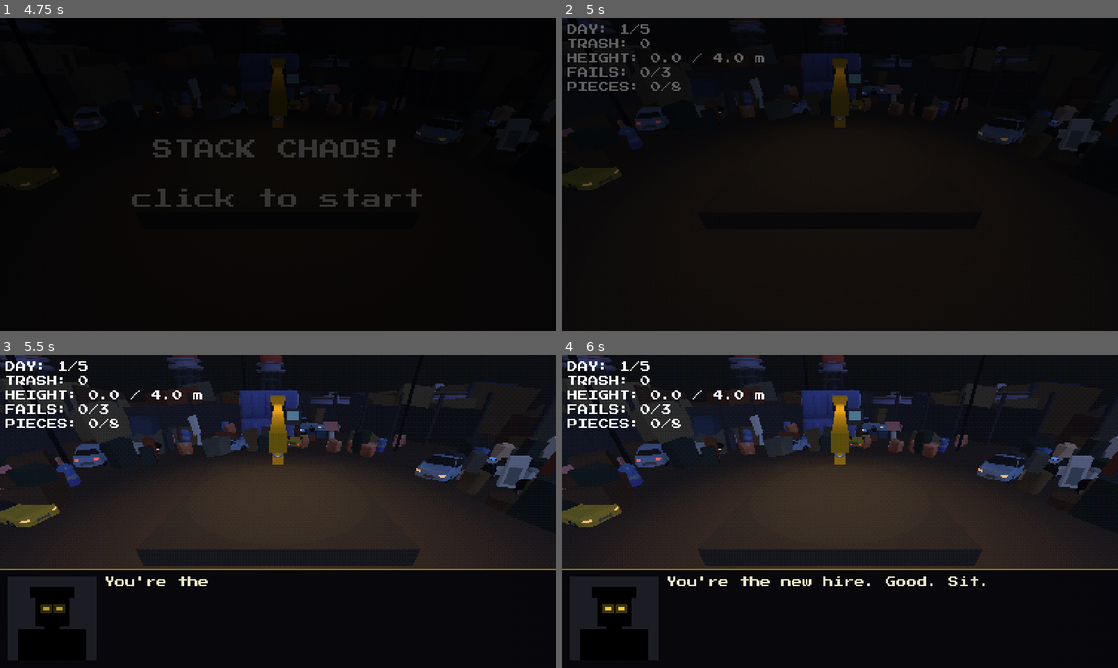
Above: before the commit, frames 1-4 (two rows, left to right).
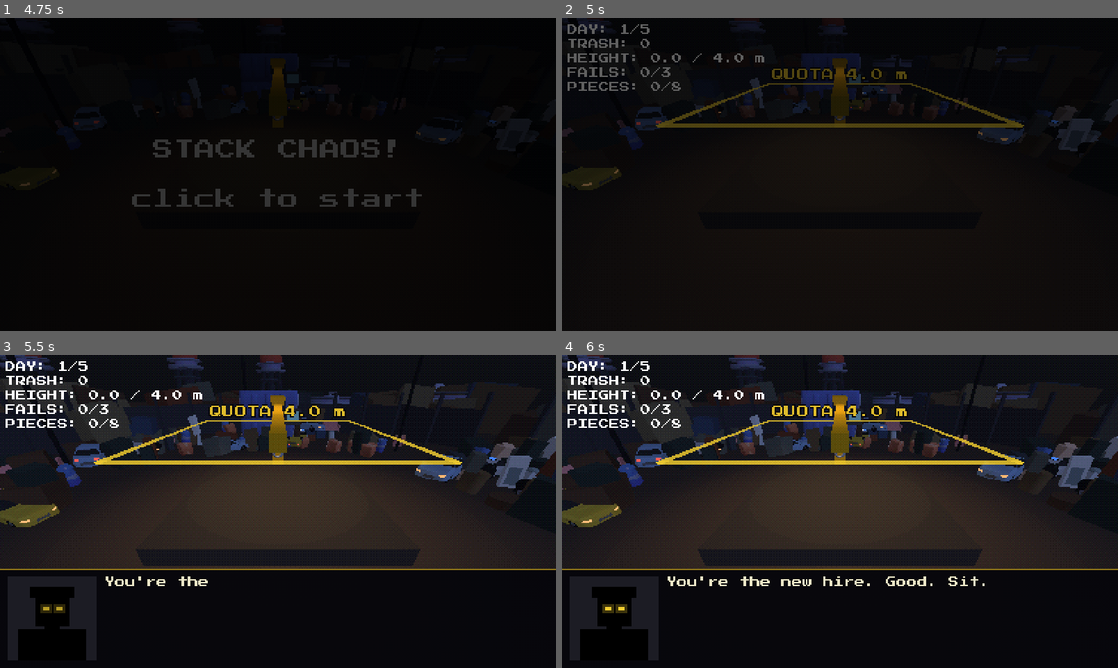
Above: after the commit, the same moments.

Repository: coconutTM/Stack-Chaos
Game: Godot game, scene res://scenes/main.tscn
Same seed, same stepped clock (60 frames per second), same inputs: the game is played once before the commit and once after it.
Inputs (mouse positions are in pixels of both pictures, inside the frame that each line leads up to):
- Up to frame 1 (4.75 s): click "SND ON" at 0.5 s; click "SND ON" at 1.25 s; click "SND OFF" at 2 s; click "SND ON" at 2.75 s; click "SND OFF" at 3.5 s; tap Enter at 4.25 s; move the mouse to (400, 158) at 4.27 s; tap P at 4.35 s; click (400, 158) at 4.42 s
- Up to frame 2 (5 s): no input
- Up to frame 3 (5.5 s): drag from (166, 527) to (250, 574) at 5.02 s
- Up to frame 4 (6 s): move the mouse to (895, 442) at 5.77 s; tap P at 5.85 s; click (895, 442) at 5.92 s

Frame 1 is identical in both runs. In frame 2, 1.7% of the frame differs, in the area x 16-84%, y 15-36%; in frame 3, 1.7%; in frame 4, 1.7%.

Commit message:
A1: 3D quota line around the pad at quota height
QuotaMarker: glowing frame + QUOTA label (far side from camera),
blinks when near quota, turns green when reached.

Co-Authored-By: Claude Sonnet 5.5 <noreply@anthropic.com>

Diff:
--- a/scripts/main.gd
+++ b/scripts/main.gd
@@ -20,6 +20,7 @@
 
 var crane: Crane
 var guide: DropGuide
+var quota_marker: QuotaMarker
 var dialogue: DialogueBox
 var item_bar: ItemBar
 var look: Ps1Look
@@ -77,6 +78,8 @@
 	guide = DropGuide.new()
 	guide.pad_top = ground.position.y + ground.size.y * 0.5
 	add_child(guide)
+	quota_marker = QuotaMarker.new()
+	add_child(quota_marker)
 	dialogue = DialogueBox.new()
 	add_child(dialogue)
 	items = ItemSystem.new(self)
@@ -125,6 +128,9 @@
 	guide.target = current if holding else null
 	# มีกองแล้ว (มีชิ้นนิ่ง) → วงนำทางจะเตือนสีแดงถ้าจุดตกคือพื้น
 	guide.ground_is_fail = holding and _has_settled_piece(current)
+	# เส้นโควต้าโชว์เฉพาะระหว่างวัน (หน้า title / โดนไล่ออก / ฉากจบไม่โชว์)
+	quota_marker.visible = quota_height > 0.0 and (state == State.DIALOGUE or state == State.HOLDING or state == State.WAITING)
+	quota_marker.update_progress(tower_top)
 	_refresh_items()
 	sound_toggle.visible = state == State.TITLE   # ปุ่มเปิด/ปิดเสียงมีเฉพาะหน้าแรก
 
@@ -236,6 +242,7 @@
 	var d: Dictionary = GameData.DAYS[day - 1]
 	quota_height = d.height
 	max_pieces = d.pieces
+	quota_marker.set_quota(quota_height)
 
 	for b in blocks_root.get_children():
 		b.queue_free()
--- /dev/null
+++ b/scripts/quota_marker.gd
@@ -0,0 +1,80 @@
+class_name QuotaMarker
+extends Node3D
+
+# เส้นโควต้าในฉาก 3D: กรอบเรืองแสงรอบแท่นที่ความสูงโควต้า + ป้าย QUOTA
+# main.gd เรียก set_quota() ต้นวัน และ update_progress() ทุกเฟรม (ความสูงเป็นพิกัดโลก เหมือน HEIGHT บน HUD)
+
+const HALF := 4.5            # ครึ่งความกว้างกรอบ (เท่าครึ่งพื้นแท่น 9x9)
+const THICK := 0.07
+const YELLOW := Color(1.0, 0.85, 0.2, 0.85)
+const GREEN := Color(0.4, 1.0, 0.45, 0.9)
+const PULSE_SPEED := 9.0     # ความเร็วกะพริบตอนใกล้ถึงโควต้า
+
+var _mat: StandardMaterial3D
+var _label: Label3D
+var _near := false
+var _reached := false
+var _quota := 0.0
+
+
+func _ready() -> void:
+	_mat = StandardMaterial3D.new()
+	_mat.shading_mode = BaseMaterial3D.SHADING_MODE_UNSHADED
+	_mat.transparency = BaseMaterial3D.TRANSPARENCY_ALPHA
+	_mat.albedo_color = YELLOW
+	for side in 4:
+		var bar := MeshInstance3D.new()
+		var box := BoxMesh.new()
+		var along_x := side < 2
+		box.size = Vector3(HALF * 2.0 + THICK, THICK, THICK) if along_x else Vector3(THICK, THICK, HALF * 2.0 + THICK)
+		bar.mesh = box
+		bar.material_override = _mat
+		bar.cast_shadow = GeometryInstance3D.SHADOW_CASTING_SETTING_OFF
+		var s := 1.0 if side % 2 == 0 else -1.0
+		bar.position = Vector3(0.0, 0.0, s * HALF) if along_x else Vector3(s * HALF, 0.0, 0.0)
+		add_child(bar)
+
+	_label = Label3D.new()
+	_label.font = preload("res://fonts/pixel.ttf")
+	_label.font_size = 32          # พหุคูณของ 8 ให้ฟอนต์ pixel คม
+	_label.pixel_size = 0.024
+	_label.outline_size = 8
+	_label.outline_modulate = Color(0.02, 0.02, 0.04)
+	_label.billboard = BaseMaterial3D.BILLBOARD_ENABLED
+	_label.shaded = false
+	_label.no_depth_test = true    # มองเห็นแม้กองขยะบัง
+	_label.texture_filter = BaseMaterial3D.TEXTURE_FILTER_NEAREST
+	add_child(_label)
+	visible = false
+
+
+# ต้นวัน: ตั้งความสูงโควต้า (พิกัดโลก)
+func set_quota(height: float) -> void:
+	_quota = height
+	position.y = height
+	_label.text = "QUOTA %.1f m" % height
+	update_progress(0.0)
+
+
+# ทุกเฟรม: เปลี่ยนสี/กะพริบตามความสูงกองตอนนี้
+func update_progress(tower_top: float) -> void:
+	_reached = tower_top >= _quota
+	_near = not _reached and tower_top >= _quota - GameData.NEAR_QUOTA
+	var color := GREEN if _reached else YELLOW
+	if _near:
+		color.a *= 0.5 + 0.5 * absf(sin(Time.get_ticks_msec() * 0.001 * PULSE_SPEED))
+	_mat.albedo_color = color
+	_label.modulate = Color(color.r, color.g, color.b, 1.0)
+	_place_label()
+
+
+# ป้ายอยู่ขอบกรอบฝั่งตรงข้ามกล้อง: ระยะจากกล้องคงที่ ตัวหนังสือขนาดเท่าเดิมทุกมุม และไม่ถูกขอบจอตัด
+func _place_label() -> void:
+	var cam := get_viewport().get_camera_3d()
+	if cam == null:
+		return
+	var away := Vector3(-cam.global_position.x, 0.0, -cam.global_position.z)
+	if away.length() < 0.01:
+		return
+	away = away / maxf(absf(away.x), absf(away.z))   # ฉายลงขอบสี่เหลี่ยม (|x| หรือ |z| = 1)
+	_label.position = away * HALF + Vector3(0.0, 0.5, 0.0)
Not shown, added: scripts/quota_marker.gd.uid
Not shown, changed: CLAUDE.md
